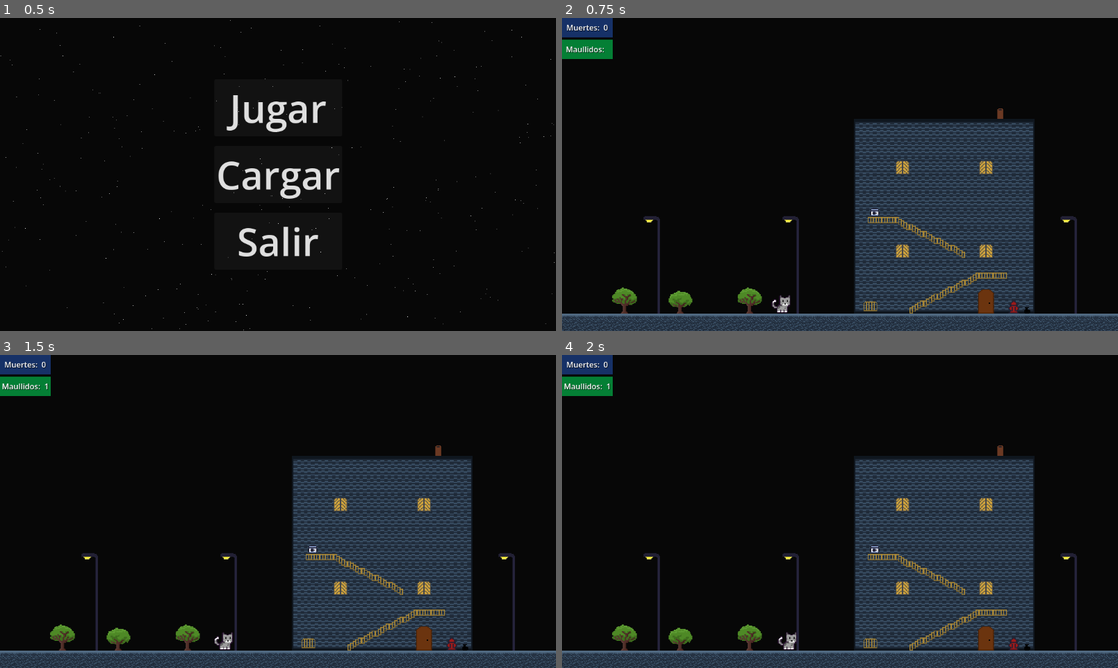
Above: before the commit, frames 1-4 (two rows, left to right).
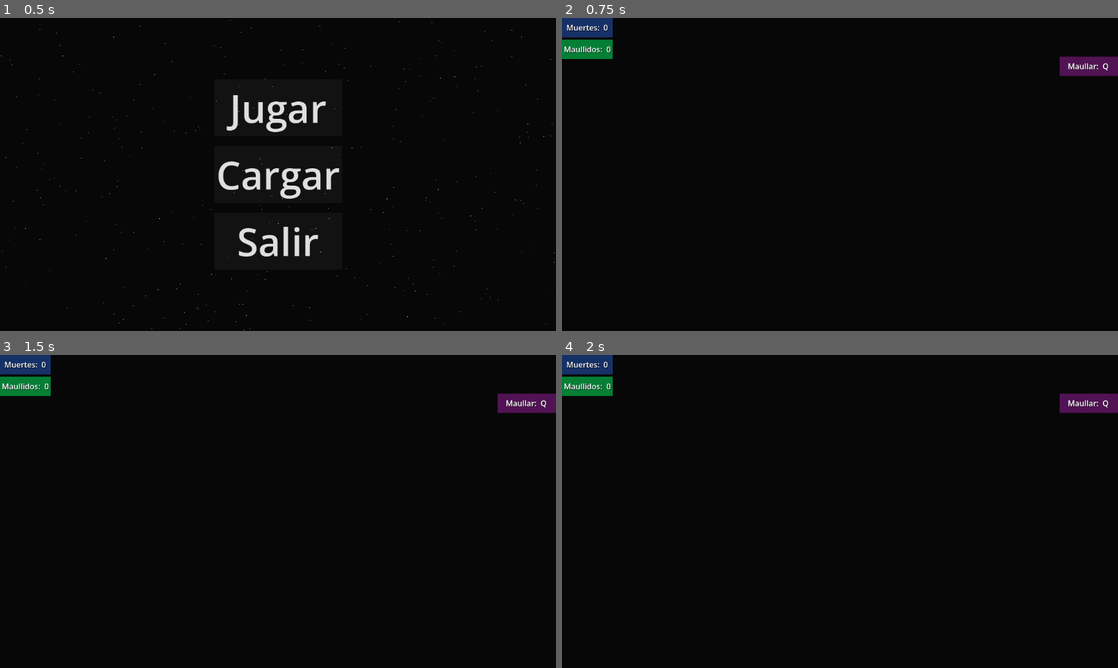
Above: after the commit, the same moments.

Repository: JarolCM/Proyecto_videojuegos_2026_individual
Game: Godot game, scene res://escenas/menu_principal/menu_principal.tscn
The game is run twice, just before and just after one commit, with the same random seed, the same clock (stepped at 60 frames per second) and the same inputs.
Inputs:
- Up to frame 1 (0.5 s): no input
- Up to frame 2 (0.75 s): click "Jugar" at 0.5 s
- Up to frame 3 (1.5 s): tap Enter at 1.25 s; hold D (derecha) from 1.28 s (still down); tap Q (maullido) at 1.35 s
- Up to frame 4 (2 s): keep holding D (derecha); tap Space (saltar) at 1.52 s

Frame 1 is identical in both runs. In frame 2, 27% of the frame differs, in the area x 0-100%, y 9-100%; in frame 3, 27%; in frame 4, 27%.
Error after the commit: Out of bounds get index '0' (on base: 'Array[PackedScene]') (res://escenas/escena_principal/escena_principal.gd:19)

Commit message:
(feat): controles en interfaz
- aparecen las acciones que puedes hacer en el interfaz
- cambio menor en sistema de calificacion
- cambio en hitbox y sprites

Diff:
--- a/escena_final.gd
+++ b/escena_final.gd
@@ -10,8 +10,7 @@
 
 
 func _calificacion_final(muertes, maullidos):
-
-	if muertes == 0 and maullidos <= 5:
+	if muertes == 0 and maullidos <= 3:
 		_texto = "Gatito Ninja, experto en sigilo"
 
 	elif muertes <= 2 and maullidos >= 10:
--- a/escenas/contador_maullidos/contador_maullidos.tscn
+++ b/escenas/contador_maullidos/contador_maullidos.tscn
@@ -43,3 +43,4 @@
 [node name="Valor" type="Label" parent="ColorRect/HBoxContainer" unique_id=1885870942]
 layout_mode = 2
 theme = ExtResource("2_tklpx")
+text = "0"
--- /dev/null
+++ b/escenas/controles_interfaz/controles_interfaz.gd
@@ -0,0 +1,43 @@
+extends Control
+
+@onready var interact_label = $Interact
+@onready var hide_label = $Hide
+
+var max_actual = null
+
+# Called when the node enters the scene tree for the first time.
+func _ready():
+	interact_label.visible = false
+	hide_label.visible = false
+	conectar_jugador()
+
+func conectar_jugador():
+
+	await get_tree().process_frame
+
+	var max = get_tree().get_first_node_in_group("max")
+
+	if max and max != max_actual:
+
+		max_actual = max
+
+		max.mostrar_interaccion.connect(_mostrar_interact)
+		max.mostrar_escondite.connect(_mostrar_hide)
+		max.ocultar_interfaz.connect(_ocultar_ui)
+
+func _process(_delta):
+	# Si el jugador fue destruido
+	if !is_instance_valid(max_actual):
+		max_actual = null
+		conectar_jugador()
+
+
+func _mostrar_interact():
+	interact_label.visible = true
+
+func _mostrar_hide():
+		hide_label.visible = true
+
+func _ocultar_ui():
+	interact_label.visible = false
+	hide_label.visible = false
--- /dev/null
+++ b/escenas/controles_interfaz/controles_interfaz.tscn
@@ -0,0 +1,114 @@
+[gd_scene format=3 uid="uid://cvdp5bc1p7w53"]
+
+[ext_resource type="Theme" uid="uid://c4mhi78qpokvo" path="res://temas/intefaz_ingame.tres" id="1_2yg6a"]
+[ext_resource type="Script" uid="uid://crcolbwqgf2or" path="res://escenas/controles_interfaz/controles_interfaz.gd" id="1_pbxot"]
+
+[node name="Control" type="Control" unique_id=396211580]
+layout_mode = 3
+anchors_preset = 15
+anchor_right = 1.0
+anchor_bottom = 1.0
+grow_horizontal = 2
+grow_vertical = 2
+script = ExtResource("1_pbxot")
+
+[node name="Interact" type="ColorRect" parent="." unique_id=1111282070]
+layout_mode = 1
+anchors_preset = 1
+anchor_left = 1.0
+anchor_right = 1.0
+offset_left = -121.0
+offset_bottom = 40.0
+grow_horizontal = 0
+color = Color(0.4832533, 0.35922757, 1, 0.3882353)
+
+[node name="HBoxContainer" type="HBoxContainer" parent="Interact" unique_id=246024314]
+layout_mode = 1
+anchors_preset = 8
+anchor_left = 0.5
+anchor_top = 0.5
+anchor_right = 0.5
+anchor_bottom = 0.5
+offset_left = -43.5
+offset_top = -20.0
+offset_right = 43.5
+offset_bottom = 20.0
+grow_horizontal = 2
+grow_vertical = 2
+
+[node name="Titulo" type="Label" parent="Interact/HBoxContainer" unique_id=899584452]
+layout_mode = 2
+theme = ExtResource("1_2yg6a")
+text = "Botar Objeto:"
+
+[node name="Valor" type="Label" parent="Interact/HBoxContainer" unique_id=1460587305]
+layout_mode = 2
+theme = ExtResource("1_2yg6a")
+text = "E"
+
+[node name="Hide" type="ColorRect" parent="." unique_id=1226005394]
+layout_mode = 0
+offset_left = 1031.0
+offset_top = 40.0
+offset_right = 1152.0
+offset_bottom = 80.0
+color = Color(0.71954507, 0.003400534, 0.9929418, 0.3882353)
+
+[node name="HBoxContainer" type="HBoxContainer" parent="Hide" unique_id=1701709857]
+layout_mode = 1
+anchors_preset = 8
+anchor_left = 0.5
+anchor_top = 0.5
+anchor_right = 0.5
+anchor_bottom = 0.5
+offset_left = -43.5
+offset_top = -20.0
+offset_right = 43.5
+offset_bottom = 20.0
+grow_horizontal = 2
+grow_vertical = 2
+
+[node name="Titulo" type="Label" parent="Hide/HBoxContainer" unique_id=2051461520]
+layout_mode = 2
+theme = ExtResource("1_2yg6a")
+text = "Esconderse: "
+
+[node name="Valor" type="Label" parent="Hide/HBoxContainer" unique_id=907398154]
+layout_mode = 2
+theme = ExtResource("1_2yg6a")
+text = "W"
+
+[node name="Maullido" type="ColorRect" parent="." unique_id=662147807]
+layout_mode = 1
+anchors_preset = 1
+anchor_left = 1.0
+anchor_right = 1.0
+offset_left = -121.0
+offset_top = 80.0
+offset_bottom = 120.0
+grow_horizontal = 0
+color = Color(0.7828266, 0.14475766, 0.7979617, 0.3882353)
+
+[node name="HBoxContainer" type="HBoxContainer" parent="Maullido" unique_id=1039795251]
+layout_mode = 1
+anchors_preset = 8
+anchor_left = 0.5
+anchor_top = 0.5
+anchor_right = 0.5
+anchor_bottom = 0.5
+offset_left = -43.5
+offset_top = -20.0
+offset_right = 43.5
+offset_bottom = 20.0
+grow_horizontal = 2
+grow_vertical = 2
+
+[node name="Titulo" type="Label" parent="Maullido/HBoxContainer" unique_id=631477325]
+layout_mode = 2
+theme = ExtResource("1_2yg6a")
+text = "Maullar: "
+
+[node name="Valor" type="Label" parent="Maullido/HBoxContainer" unique_id=847654093]
+layout_mode = 2
+theme = ExtResource("1_2yg6a")
+text = "Q"
--- a/escenas/escena_principal/escena_principal.tscn
+++ b/escenas/escena_principal/escena_principal.tscn
@@ -1,16 +1,18 @@
 [gd_scene format=3 uid="uid://cime42qfyvx8b"]
 
 [ext_resource type="Script" uid="uid://b2b5v6srcwud7" path="res://escenas/escena_principal/escena_principal.gd" id="1_snxy5"]
+[ext_resource type="PackedScene" uid="uid://b7nittfyrtyg2" path="res://escenas/niveles/nivel_3.tscn" id="2_asb8d"]
 [ext_resource type="PackedScene" uid="uid://3ywwege1o3b1" path="res://escenas/niveles/nivel_1.tscn" id="2_e307b"]
 [ext_resource type="PackedScene" uid="uid://dao17v0rfivii" path="res://escenas/niveles/nivel_2.tscn" id="3_px6n3"]
 [ext_resource type="PackedScene" uid="uid://cu1no7h2w3riy" path="res://escenas/escena_final/escena_final.tscn" id="4_rrast"]
 [ext_resource type="PackedScene" uid="uid://c2d5rgjvqg6ho" path="res://escenas/controlador_partida/controlador_partida.tscn" id="4_sbgap"]
 [ext_resource type="PackedScene" uid="uid://cnps3fg5txyk6" path="res://escenas/contador_muertes/contador_muertes.tscn" id="6_y7kll"]
 [ext_resource type="PackedScene" uid="uid://nevbdfd2126g" path="res://escenas/contador_maullidos/contador_maullidos.tscn" id="7_px6n3"]
+[ext_resource type="PackedScene" uid="uid://cvdp5bc1p7w53" path="res://escenas/controles_interfaz/controles_interfaz.tscn" id="9_asb8d"]
 
 [node name="escena_principal" type="Node2D" unique_id=976990558 node_paths=PackedStringArray("controlador_partida")]
 script = ExtResource("1_snxy5")
-niveles = Array[PackedScene]([ExtResource("2_e307b"), ExtResource("3_px6n3"), ExtResource("4_rrast")])
+niveles = Array[PackedScene]([ExtResource("2_e307b"), ExtResource("3_px6n3"), ExtResource("2_asb8d"), ExtResource("4_rrast")])
 controlador_partida = NodePath("controlador_partida")
 
 [node name="Camera2D" type="Camera2D" parent="." unique_id=1138552553]
@@ -26,3 +28,7 @@
 [node name="ContadorMuertes" parent="CanvasLayer" unique_id=1961199012 instance=ExtResource("6_y7kll")]
 
 [node name="ContadorMaullidos" parent="CanvasLayer" unique_id=1081798475 instance=ExtResource("7_px6n3")]
+
+[node name="CanvasLayer2" type="CanvasLayer" parent="." unique_id=1941012368]
+
+[node name="Control" parent="CanvasLayer2" unique_id=396211580 instance=ExtResource("9_asb8d")]
--- a/escenas/interactuable/interactuable.tscn
+++ b/escenas/interactuable/interactuable.tscn
@@ -10,7 +10,7 @@
 size = Vector2(8, 10)
 
 [node name="interactuable" type="CharacterBody2D" unique_id=298775288 node_paths=PackedStringArray("reproductor")]
-collision_layer = 9
+collision_layer = 8
 script = ExtResource("1_epdb8")
 reproductor = NodePath("AudioStreamPlayer2D")
 
--- a/escenas/max_gato/sprite_frames_max.tres
+++ b/escenas/max_gato/sprite_frames_max.tres
@@ -208,7 +208,7 @@
 }],
 "loop": true,
 "name": &"saltar",
-"speed": 15.0
+"speed": 8.0
 }, {
 "frames": [{
 "duration": 0.3,
Not shown, added: escenas/controles_interfaz/controles_interfaz.gd.uid
